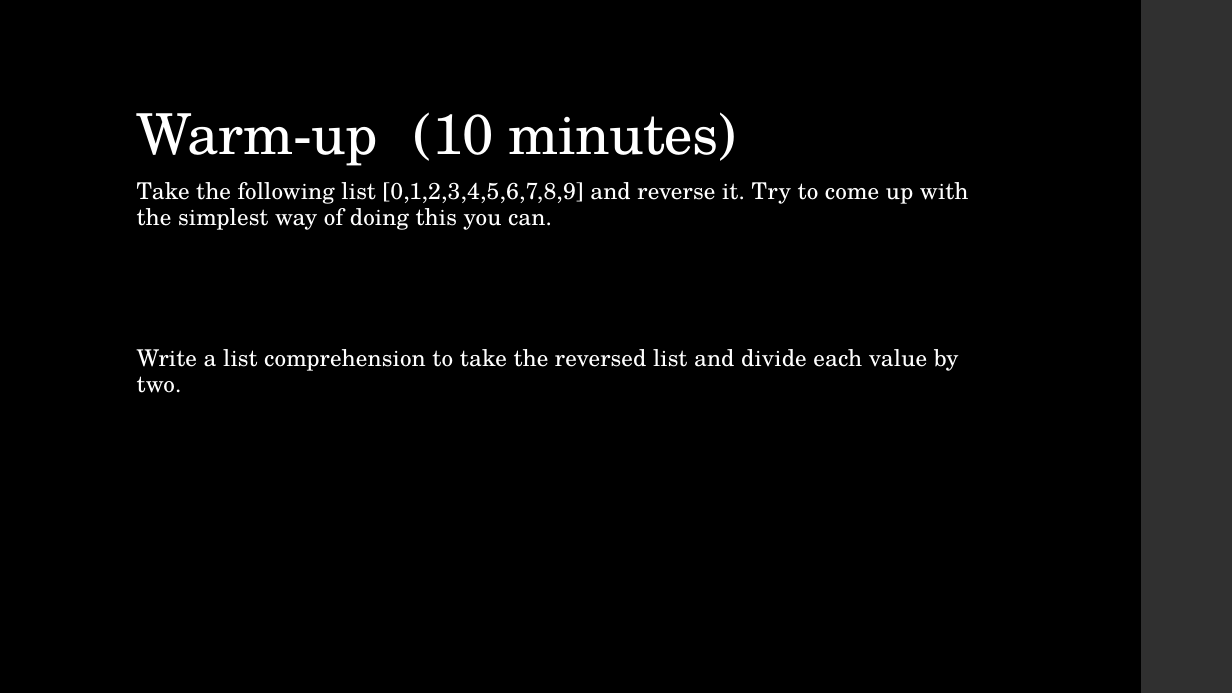
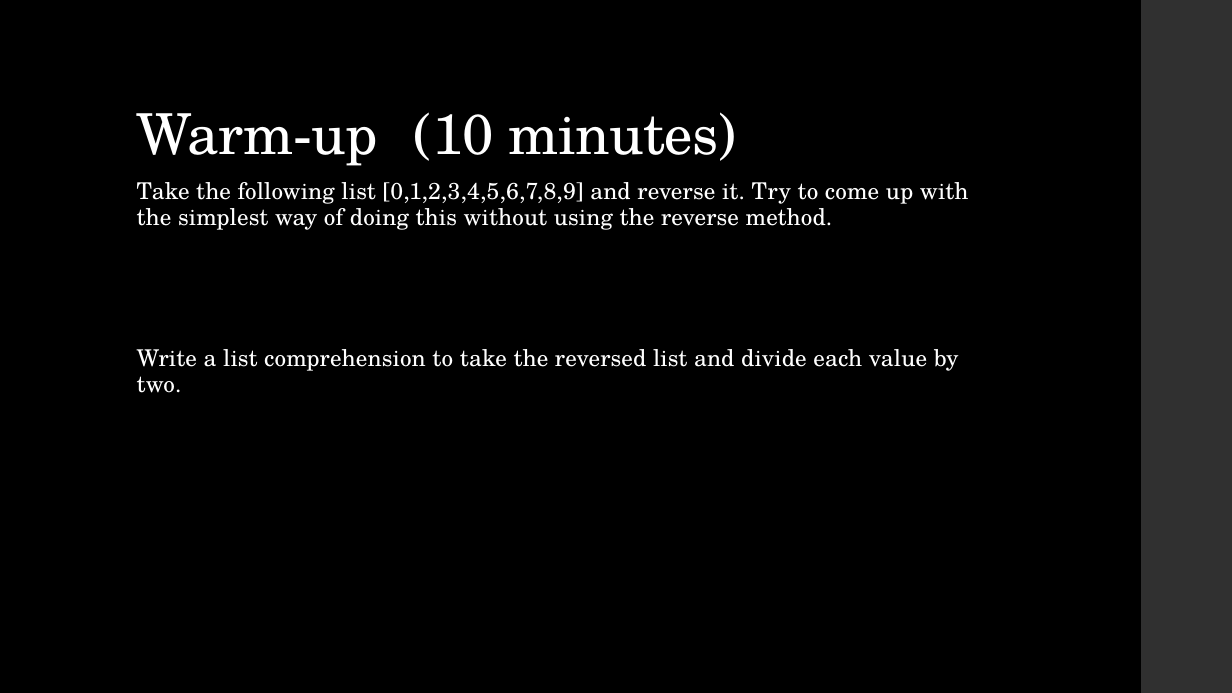
Before and after one commit to LaunchCoderGirlSTL/Data-Science-Assignments, a slide deck: slide 2 of course_material/week_10/week_10_presentation.pptx. Drawn at 1232x693 pixels with LibreOffice and Linux fonts; fonts in the diff are those of the drawing. Boxes give left, top, right and bottom in pixels: in the first picture for what was removed or moved away, otherwise in the second. Text is boxed around its words. In the diff, an @@ line names an element or a change of style, - is before the commit and + after.

```diff
--- a/course_material/week_10/week_10_presentation.pptx
+++ b/course_material/week_10/week_10_presentation.pptx
@@ text at (137, 182, 969, 230): text changed @@
-Take the following list [0,1,2,3,4,5,6,7,8,9] and reverse it. Try to come up with the simplest way of doing this you can.
+Take the following list [0,1,2,3,4,5,6,7,8,9] and reverse it. Try to come up with the simplest way of doing this without using the reverse method.
```
Also in this commit, not shown: 1 other slide changed, 2 other files.
